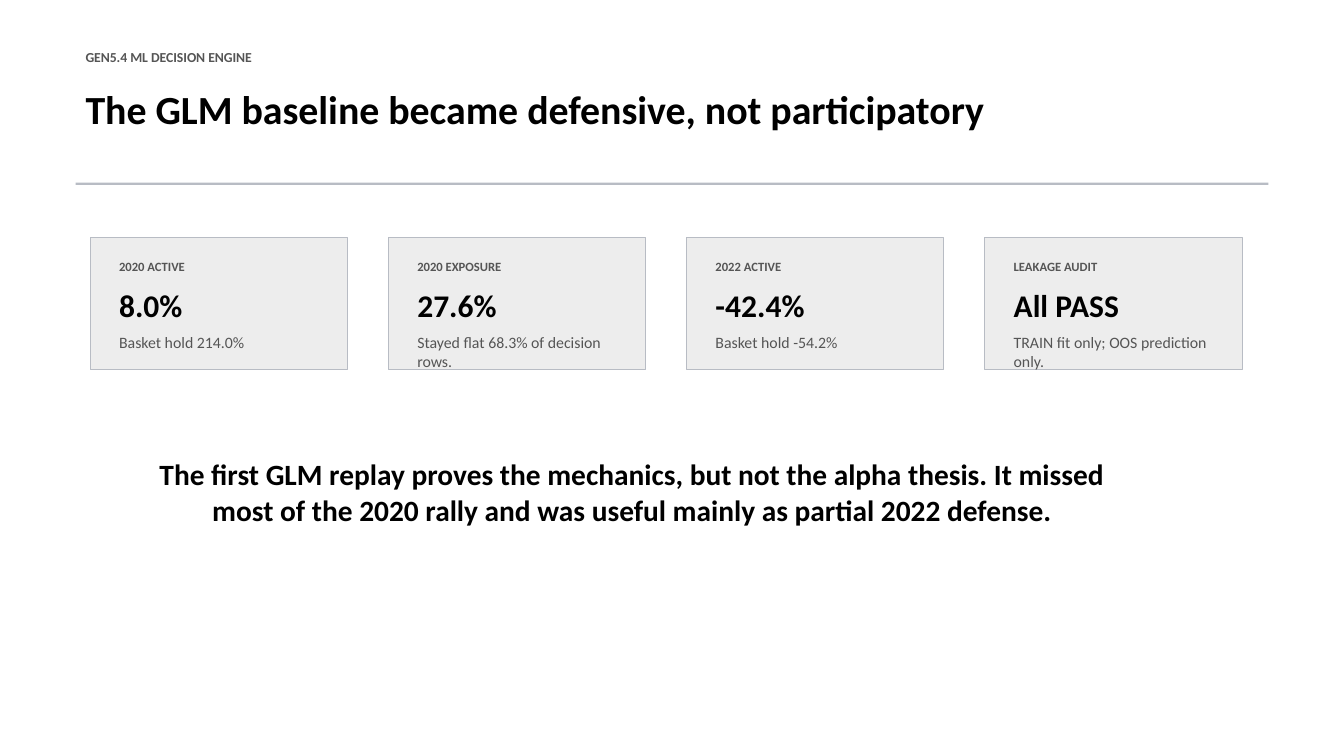
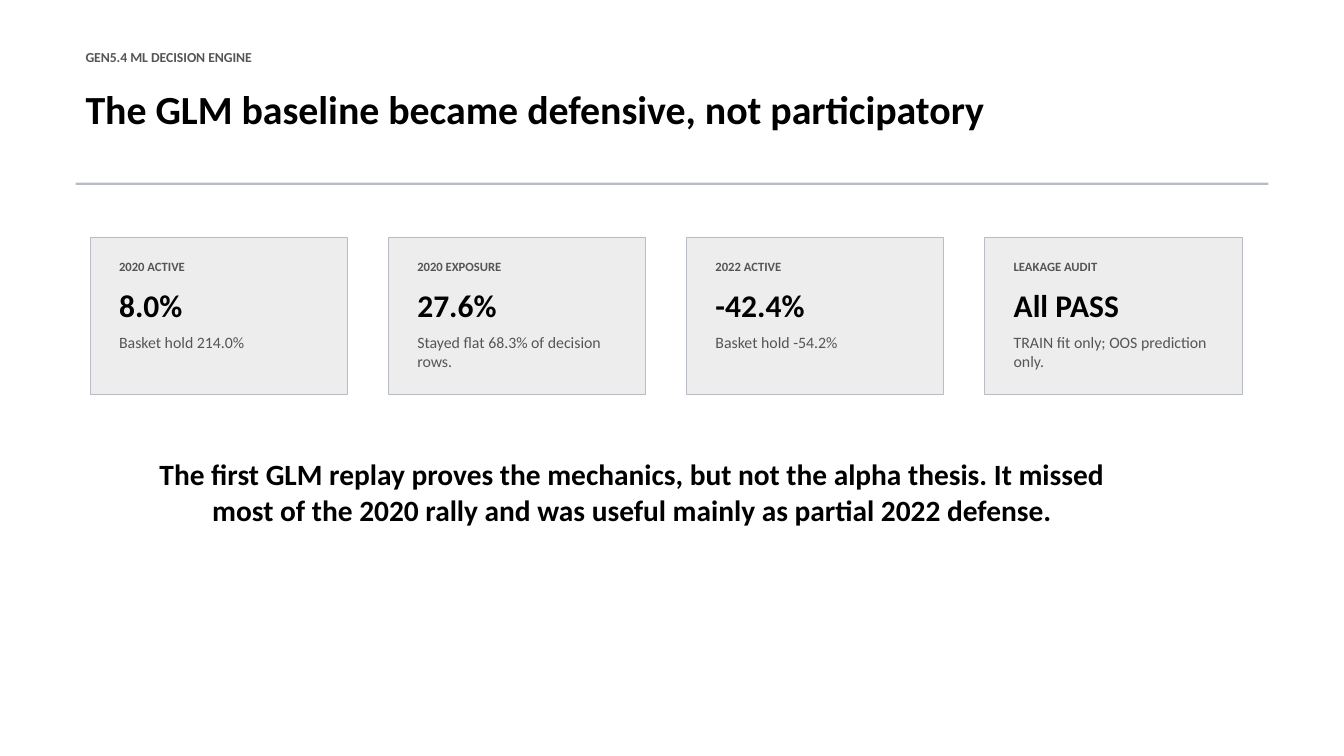
Before and after one commit to Francisc0Franc0/Time-Series-Modeling-Gen5, a slide deck: slide 12 of presentations/gen5_4_ml_decision_engine_incremental_build.pptx. Drawn at 1344x756 pixels with LibreOffice and Linux fonts; fonts in the diff are those of the drawing. Boxes give left, top, right and bottom in pixels: in the first picture for what was removed or moved away, otherwise in the second. Text is boxed around its words. In the diff, an @@ line names an element or a change of style, - is before the commit and + after.

```diff
--- a/presentations/gen5_4_ml_decision_engine_incremental_build.pptx
+++ b/presentations/gen5_4_ml_decision_engine_incremental_build.pptx
@@ rectangle: place and size @@
-rectangle at box(91, 237, 348, 369)
+rectangle at box(91, 237, 348, 394)
@@ rectangle: place and size @@
-rectangle at box(388, 237, 645, 369)
+rectangle at box(388, 237, 645, 394)
@@ rectangle: place and size @@
-rectangle at box(687, 237, 944, 369)
+rectangle at box(687, 237, 944, 394)
@@ rectangle: place and size @@
-rectangle at box(985, 237, 1242, 369)
+rectangle at box(985, 237, 1242, 394)
```
Also in this commit, not shown: 1 other slide changed, 6 slides added, 6 other files.
